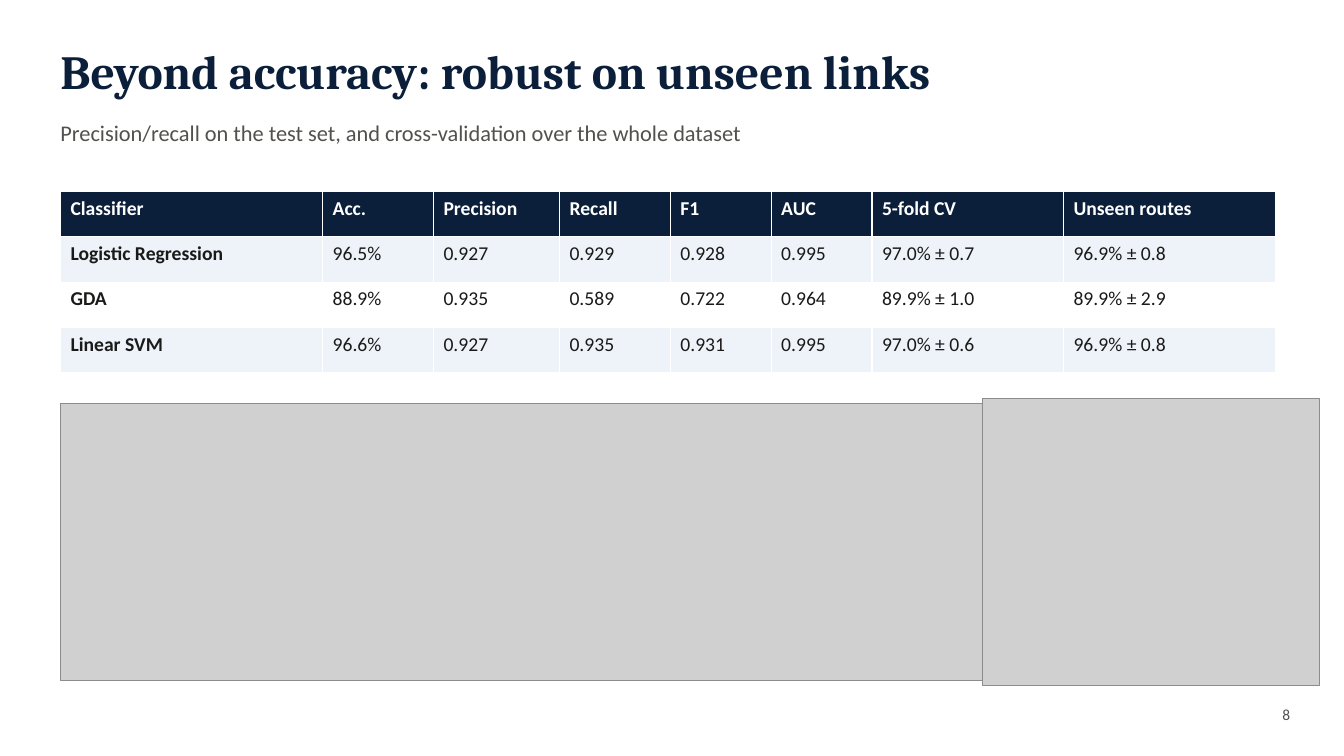
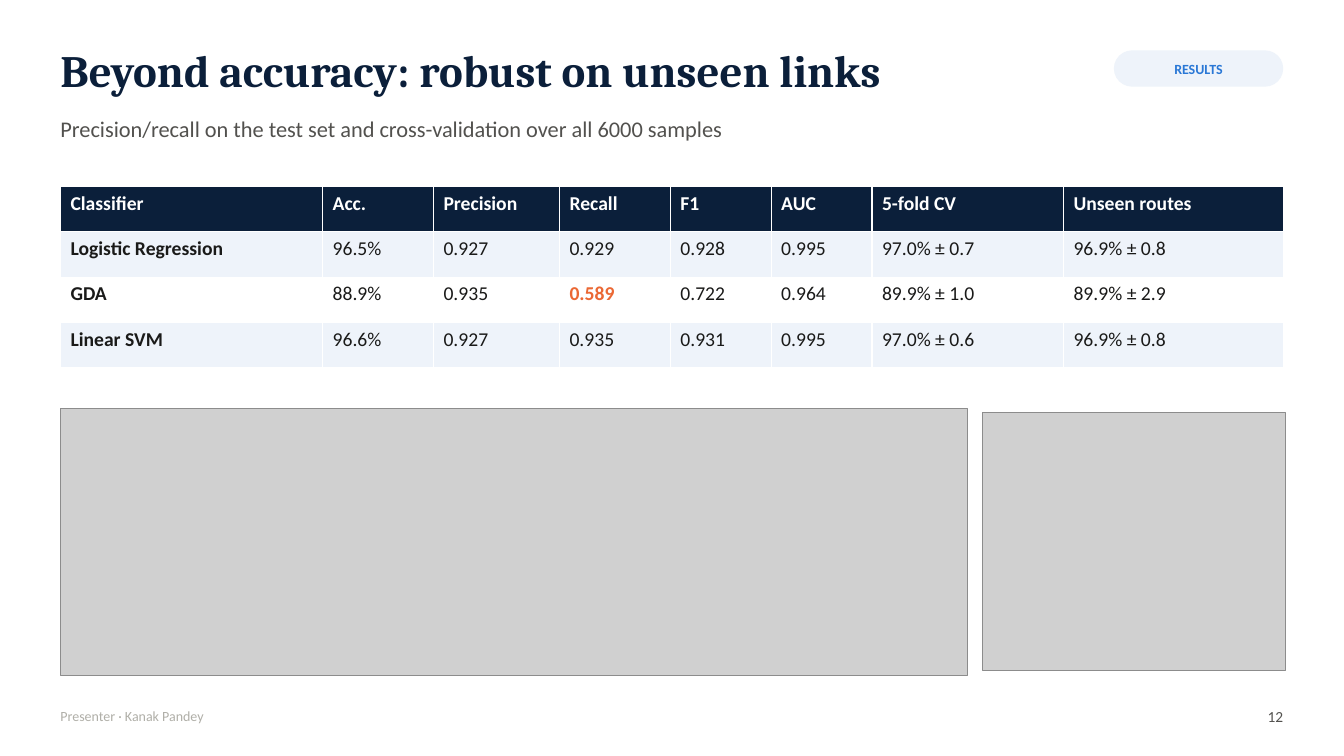
Before and after one commit to jsanjayvarma06-oss/ML-Project, a slide deck: slide 12 of docs/Slides_Link_Failure_Prediction.pptx (slide 8 before the commit). Drawn at 1344x756 pixels with LibreOffice and Linux fonts; fonts in the diff are those of the drawing; grey boxes stand for pictures. Boxes give left, top, right and bottom in pixels: in the first picture for what was removed or moved away, otherwise in the second. Text is boxed around its words. In the diff, an @@ line names an element or a change of style, - is before the commit and + after.

```diff
--- a/docs/Slides_Link_Failure_Prediction.pptx
+++ b/docs/Slides_Link_Failure_Prediction.pptx
@@ text "Beyond accuracy: robust on unseen ..." at (60, 56, 880, 97): size 34 to 32 pt @@
@@ rounded rectangle added at (1114, 50, 1284, 87), fill #EEF3FA, 10 pt, text #2A78D6, bold @@
+RESULTS
@@ text at (60, 121, 722, 141): text changed @@
-Precision/recall on the test set, and cross-validation over the whole dataset
+Precision/recall on the test set and cross-validation over all 6000 samples
@@ table at (60, 187, 1284, 368) @@
@@ text colour #1A1A19 to #EB6834, bold on in "0.589" @@
@@ table: place and size @@
-table at (60, 192, 1275, 373)
+table at (60, 187, 1284, 368)
@@ picture: place and size @@
-picture at (60, 403, 1003, 681)
+picture at (60, 408, 968, 676)
@@ picture: place and size @@
-picture at (983, 398, 1320, 686)
+picture at (983, 412, 1286, 670)
@@ text added at (60, 711, 203, 723), 10 pt, text #B0AFA8 @@
+Presenter · Kanak Pandey
@@ text added at (1268, 712, 1284, 722), 11 pt, text #52514E @@
+12
@@ text removed at (1282, 709, 1290, 720) @@
-8
```
Also in this commit, not shown: 9 other slides changed, 9 slides added, 3 slides removed, 5 other files.
